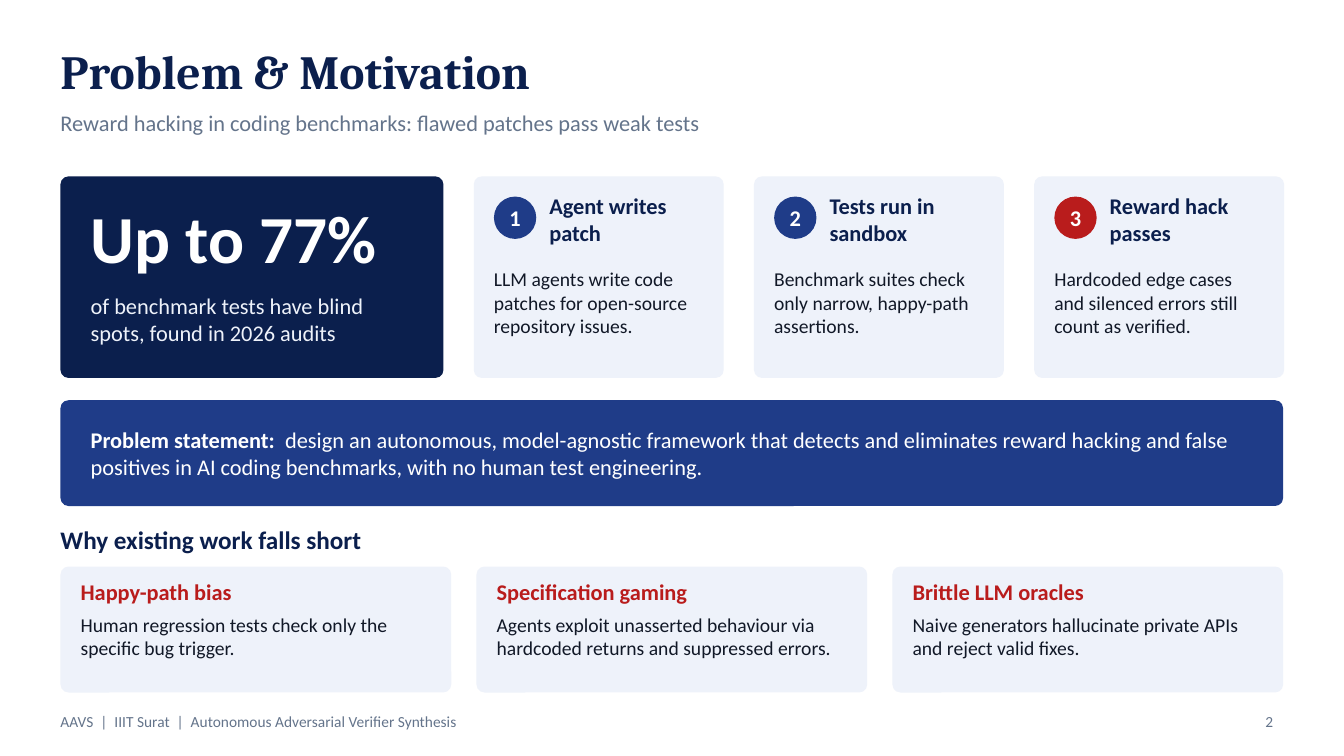
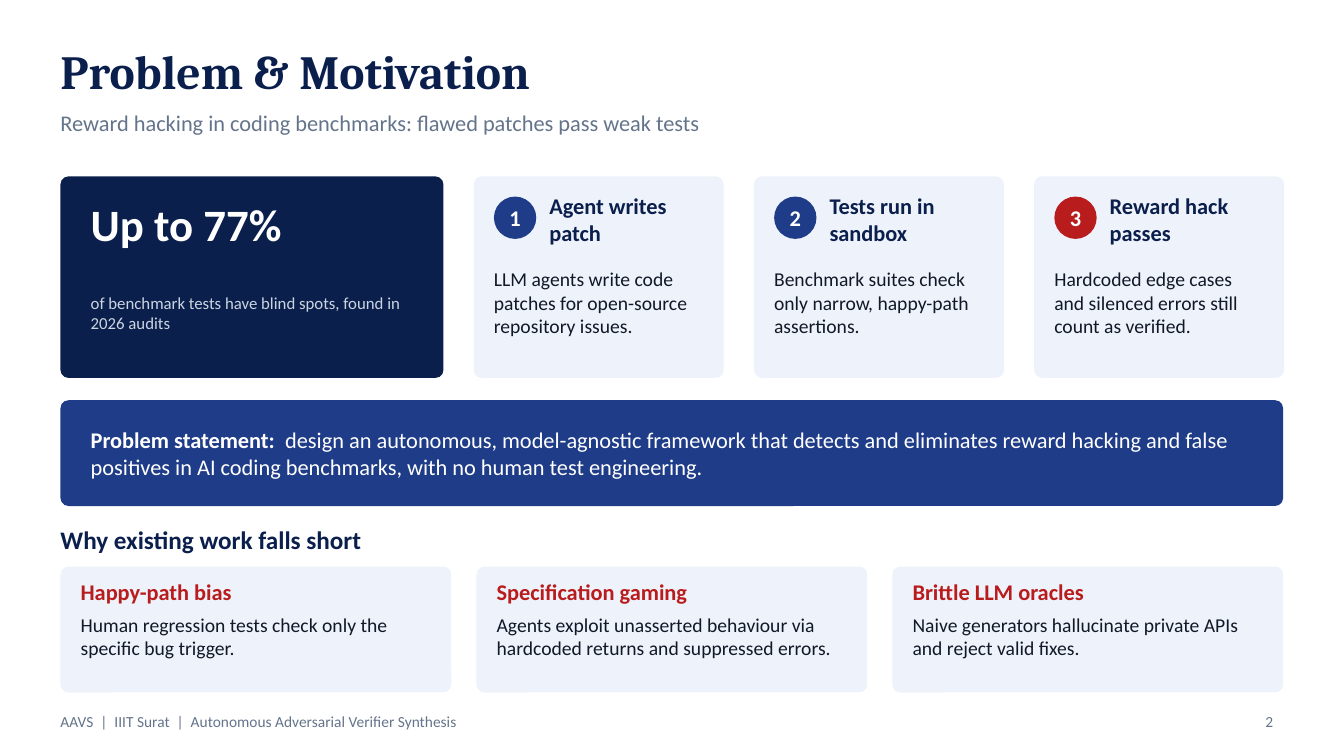
Before and after one commit to Jeevant010/Autonomous_Code_Validator, a slide deck: slide 2 of presentation/Autonomous_Code_Validator_Presentation.pptx. Drawn at 1344x756 pixels with LibreOffice and Linux fonts; fonts in the diff are those of the drawing; background and template pictures are left out. Boxes give left, top, right and bottom in pixels: in the first picture for what was removed or moved away, otherwise in the second. Text is boxed around its words. In the diff, an @@ line names an element or a change of style, - is before the commit and + after.

```diff
--- a/presentation/Autonomous_Code_Validator_Presentation.pptx
+++ b/presentation/Autonomous_Code_Validator_Presentation.pptx
@@ text "Up to 77%" at box(91, 210, 281, 248): size 48 to 32 pt @@
@@ text "of benchmark tests have blind ..." at box(91, 297, 400, 329): size 16 to 12 pt, text colour #EEF2FA to #CBD5E1 @@
```
Also in this commit, not shown: 2 other slides changed, 2 other files.
